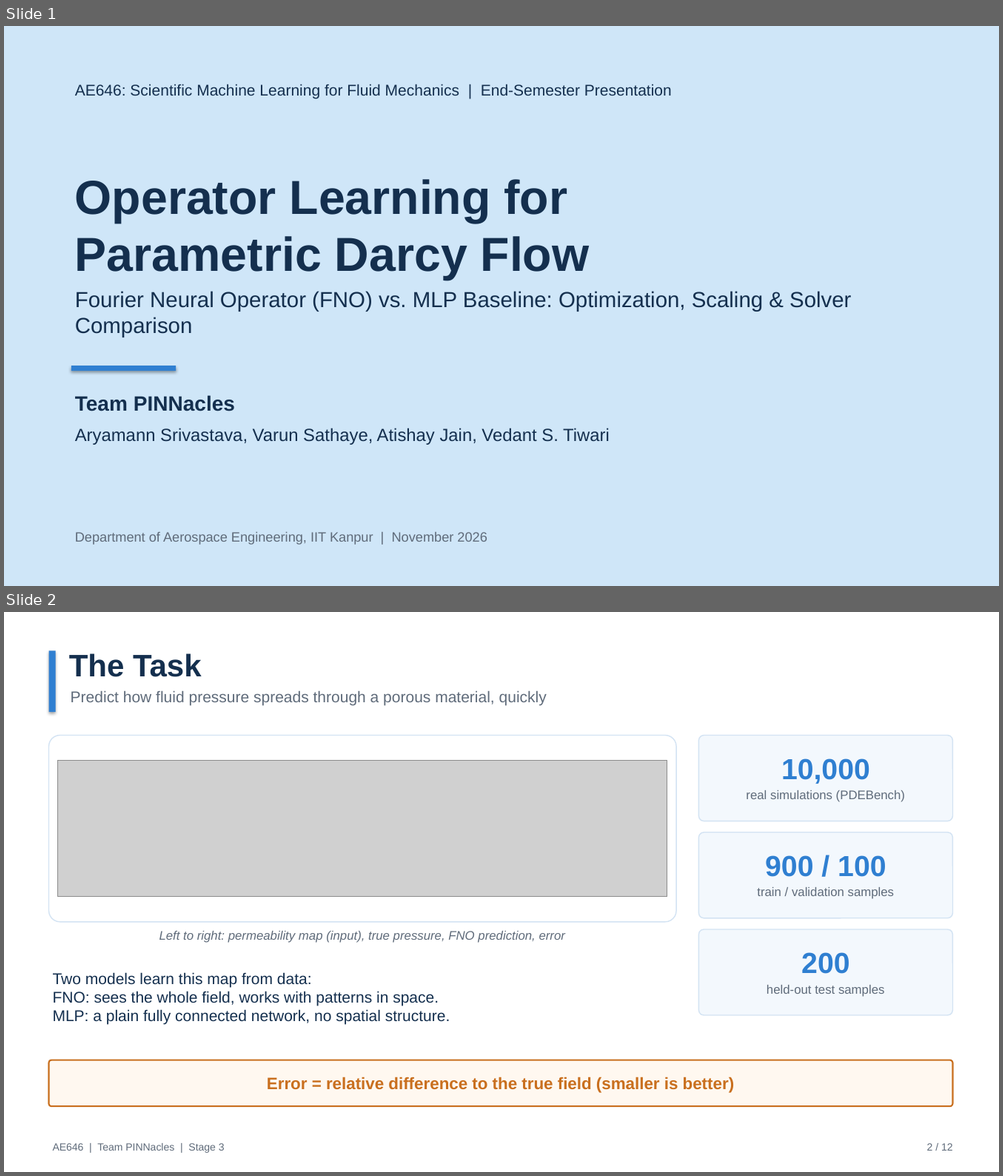
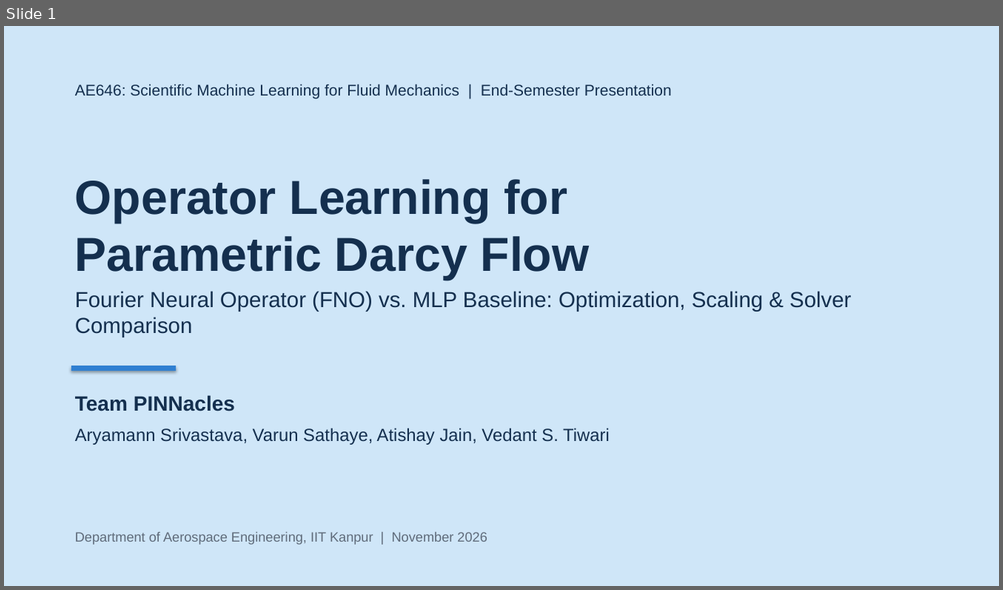
Before and after one commit to ARYAMANN7279/AE646-PINNacles, a slide deck: stage3/PINNacles_Stage3_FinalPresentation.pptx. Shown one above the other, each under a label of ours: slides 1 and 2 before the commit, slide 1 after it. The pictures are 1003x1176 and 1003x590 pixels, drawn with LibreOffice and Linux fonts; fonts in the diff are those of the drawing; grey boxes stand for pictures. Boxes give left, top, right and bottom in pixels: in the first picture for what was removed or moved away, otherwise in the second. Text is boxed around its words. In the diff, an @@ line names an element or a change of style, - is before the commit and + after.

Commit message:
Stage 3 deck: 16 slides with TA suggestions (Darcy equation, objectives/phases, models, data/training, hyperparameters, MLP limit, limitations)

```diff
--- a/stage3/PINNacles_Stage3_FinalPresentation.pptx
+++ b/stage3/PINNacles_Stage3_FinalPresentation.pptx
@@ slide 2 removed at bbox=[4, 612, 999, 1172], background #FFFFFF @@
@@ rectangle removed at bbox=[49, 650, 56, 712] @@
@@ text removed at bbox=[69, 653, 202, 677] @@
-The Task
@@ text removed at bbox=[71, 691, 546, 706] @@
-Predict how fluid pressure spreads through a porous material, quickly
@@ rounded rectangle removed at bbox=[49, 735, 676, 922] @@
@@ rounded rectangle removed at bbox=[698, 735, 952, 821] @@
@@ picture removed at bbox=[58, 761, 667, 897] @@
@@ text removed at bbox=[781, 759, 870, 784] @@
-10,000
@@ text removed at bbox=[745, 790, 905, 802] @@
-real simulations (PDEBench)
@@ rounded rectangle removed at bbox=[698, 833, 952, 918] @@
@@ text removed at bbox=[765, 855, 885, 877] @@
-900 / 100
@@ text removed at bbox=[757, 887, 894, 899] @@
-train / validation samples
@@ text removed at bbox=[159, 931, 565, 943] @@
-Left to right: permeability map (input), true pressure, FNO prediction, error
@@ rounded rectangle removed at bbox=[698, 929, 952, 1015] @@
@@ text removed at bbox=[801, 952, 849, 974] @@
-200
@@ text removed at bbox=[53, 972, 450, 1025] @@
-Two models learn this map from data:
-FNO: sees the whole field, works with patterns in space.
-MLP: a plain fully connected network, no spatial structure.
@@ text removed at bbox=[766, 985, 885, 997] @@
-held-out test samples
@@ rounded rectangle removed at bbox=[49, 1060, 952, 1106] @@
@@ text removed at bbox=[267, 1077, 734, 1093] @@
-Error = relative difference to the true field (smaller is better)
@@ text removed at bbox=[53, 1143, 225, 1153] @@
-AE646 | Team PINNacles | Stage 3
@@ text removed at bbox=[927, 1143, 953, 1151] @@
-2 / 12
```
Also in this commit, not shown: 9 slides changed, 6 slides added, 1 other slide removed, 13 other files.
